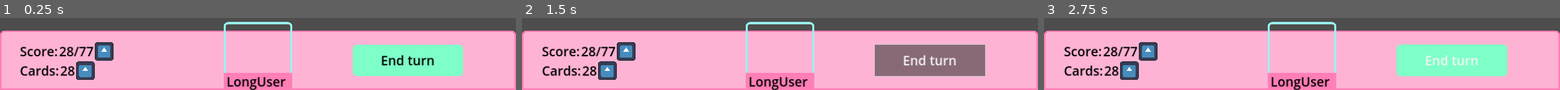
Above: before the commit, frames 1-3 (left to right).
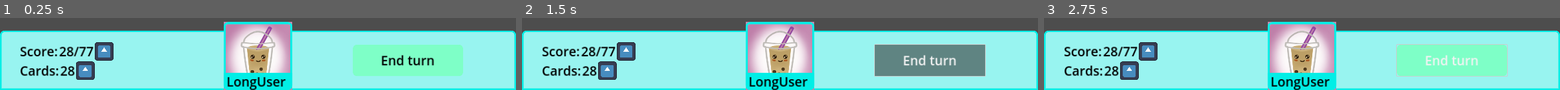
Above: after the commit, the same moments.

Repository: ElQDuck/guinea-piggies
Game: Godot game, scene res://scenes/player.tscn
The game is run twice, just before and just after one commit, with the same random seed, the same clock (stepped at 60 frames per second) and the same inputs. This scene is started directly instead of the project's main scene. The engine's default icon, where the game draws it, is replaced by a stand-in: a white triangle on a blue panel in a dark square.
Inputs (mouse positions are in pixels of both pictures, inside the frame that each line leads up to):
- Up to frame 1 (0.25 s): no input
- Up to frame 2 (1.5 s): click (780, 56) at 0.5 s; click "End turn" at 1.25 s
- Up to frame 3 (2.75 s): click (1302, 56) at 2 s

The runs differ from the first frame. In frame 1, 73% of the frame differs, in the area x 0-100%, y 5-100%; in frame 2, 81%; in frame 3, 72%.

Commit message:
feat: add code

Diff:
--- a/scenes/player.tscn
+++ b/scenes/player.tscn
@@ -1,7 +1,8 @@
-[gd_scene load_steps=8 format=3 uid="uid://bkpglbq6yv1v0"]
+[gd_scene load_steps=9 format=3 uid="uid://bkpglbq6yv1v0"]
 
 [ext_resource type="Script" path="res://scripts/player.gd" id="1_dom8a"]
 [ext_resource type="Texture2D" uid="uid://b5fwknhuot5gb" path="res://assets/icon.svg" id="1_pdcv7"]
+[ext_resource type="Texture2D" uid="uid://br5sng1ho8px8" path="res://assets/profile_images/profile1.png" id="2_66jmo"]
 
 [sub_resource type="StyleBoxFlat" id="StyleBoxFlat_oa5oh"]
 bg_color = Color(1, 0.701961, 0.831373, 1)
@@ -49,6 +50,7 @@
 grow_vertical = 2
 size_flags_vertical = 4
 script = ExtResource("1_dom8a")
+profile_image = ExtResource("2_66jmo")
 primary_color = Color(0.596078, 0.956863, 0.941176, 1)
 secondary_color = Color(0.00784314, 0.933333, 0.901961, 1)
 complementary_color = Color(0.933333, 0.00784314, 0.0392157, 1)
--- a/scripts/player.gd
+++ b/scripts/player.gd
@@ -8,14 +8,31 @@
 @export_color_no_alpha var secondary_color: Color
 @export_color_no_alpha var complementary_color: Color
 
-
 # Called when the node enters the scene tree for the first time.
 func _ready():
-	$Panel/TextureButton/ProfileImage.texture = profile_image
+	var uiPanel = $Panel
+	var uiProfileImage = $Panel/TextureButton/ProfileImage
+	var uiProfileImageBorder = $Panel/TextureButton/Panel
+	var uiNameLabelBackground = $Panel/TextureButton/Name
+	var uiPlayerNameLabel = $Panel/TextureButton/Name/Label
+	var uiEndTurnButton = $Panel/Button
 
-	var profileBorderStyleBox: StyleBoxFlat = $Panel/TextureButton/Panel.get_theme_stylebox("panel").duplicate()
-	profileBorderStyleBox.set("border_color", primary_color)
-	$Panel/TextureButton/Panel.add_theme_stylebox_override("panel", profileBorderStyleBox)
+	# ProfileImage
+	uiProfileImage.texture = profile_image
+
+	# ProfileName
+
+	# ProfileColors
+	var profileBorderStyleBox: StyleBoxFlat = uiProfileImageBorder.get_theme_stylebox("panel").duplicate()
+	profileBorderStyleBox.set("border_color", secondary_color)
+	uiProfileImageBorder.add_theme_stylebox_override("panel", profileBorderStyleBox)
+	var profileLabelBackgroundStyleBox: StyleBoxFlat = uiNameLabelBackground.get_theme_stylebox("panel").duplicate()
+	profileLabelBackgroundStyleBox.set("bg_color", secondary_color)
+	uiNameLabelBackground.add_theme_stylebox_override("panel", profileLabelBackgroundStyleBox)
+	var uiPanelStyleBox: StyleBoxFlat = uiPanel.get_theme_stylebox("panel").duplicate()
+	uiPanelStyleBox.set("bg_color", primary_color)
+	uiPanelStyleBox.set("border_color", secondary_color)
+	uiPanel.add_theme_stylebox_override("panel", uiPanelStyleBox)
 
 # Called every frame. 'delta' is the elapsed time since the previous frame.
 func _process(delta):
